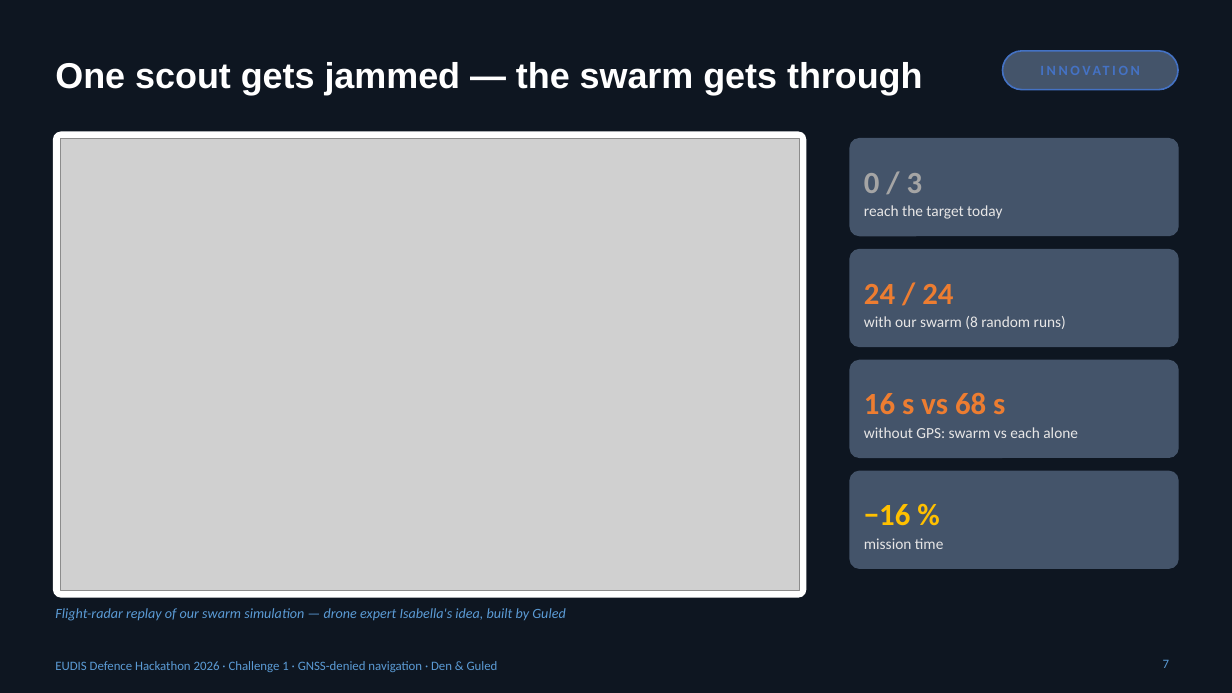
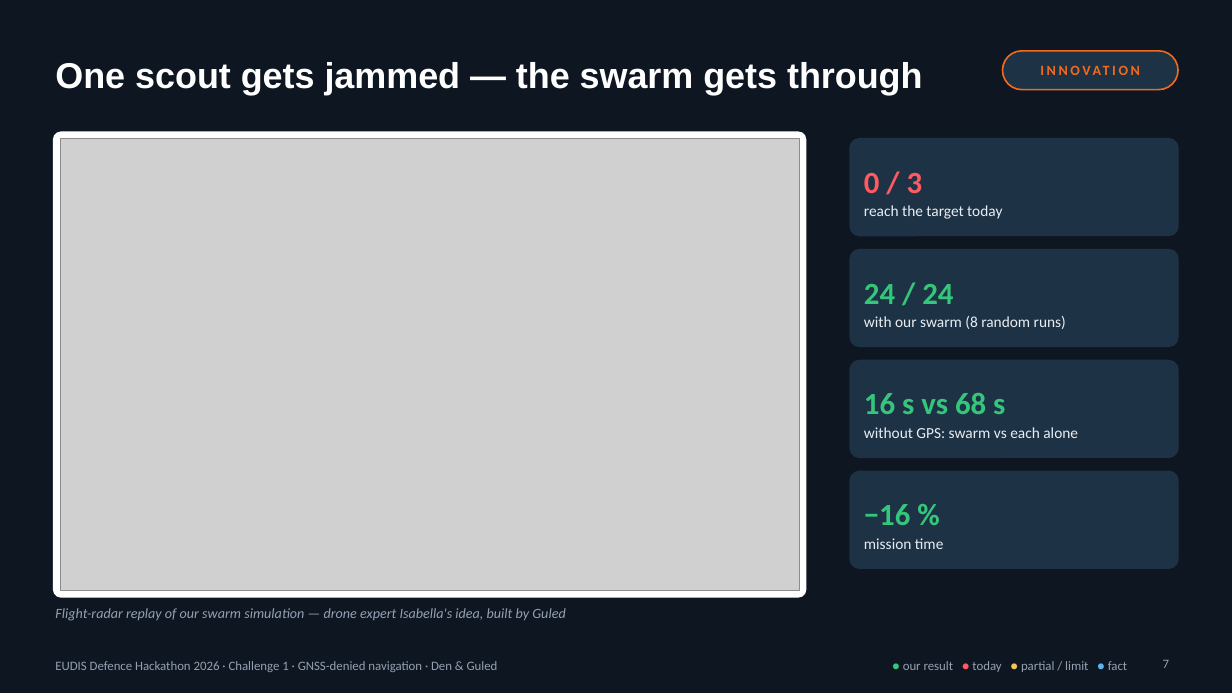
Before and after one commit to Mattheuszu/eudis-challenge1, a slide deck: slide 7 of pitch/GPS_Under_Attack_pitch.pptx. Drawn at 1232x693 pixels with LibreOffice and Linux fonts; fonts in the diff are those of the drawing; grey boxes stand for pictures. Boxes give left, top, right and bottom in pixels: in the first picture for what was removed or moved away, otherwise in the second. Text is boxed around its words. In the diff, an @@ line names an element or a change of style, - is before the commit and + after.

```diff
--- a/pitch/GPS_Under_Attack_pitch.pptx
+++ b/pitch/GPS_Under_Attack_pitch.pptx
@@ text "INNOVATION" at [1003, 51, 1178, 90]: text colour #4472C4 to #F26B1D @@
@@ rounded rectangle at [1003, 51, 1178, 90]: fill #44546A to #1E3246; outline #4472C4 1.25 pt to #F26B1D 1.25 pt @@
@@ text "0 / 3" at [864, 173, 923, 194]: text colour #A5A5A5 to #FF5A5F @@
@@ text "24 / 24" at [864, 284, 953, 304]: text colour #ED7D31 to #34C77B @@
@@ text "16 s vs 68 s" at [864, 393, 1005, 414]: text colour #ED7D31 to #34C77B @@
@@ fill #44546A to #1E3246; outline #44546A 1 pt to #1E3246 1 pt in 4 elements at [850, 139, 1178, 236], [850, 250, 1178, 347], [850, 360, 1178, 457], [850, 471, 1178, 568] @@
@@ text "−16 %" at [864, 504, 910, 525]: text colour #FFC000 to #34C77B @@
@@ text colour #E7E6E6 to #E8EDF2 in 4 elements at [864, 205, 1002, 219], [864, 316, 1066, 329], [864, 427, 1078, 438], [864, 538, 944, 549] @@
@@ text colour #5B9BD5 to #93A1B3 in 3 elements at [55, 608, 565, 621], [1163, 660, 1169, 668], [55, 661, 498, 672] @@
@@ text added at [903, 661, 1127, 672], 10 pt, text #93A1B3 @@
+● our result ● today ● partial / limit ● fact
```
Also in this commit, not shown: 12 other slides changed, 2 other files.
